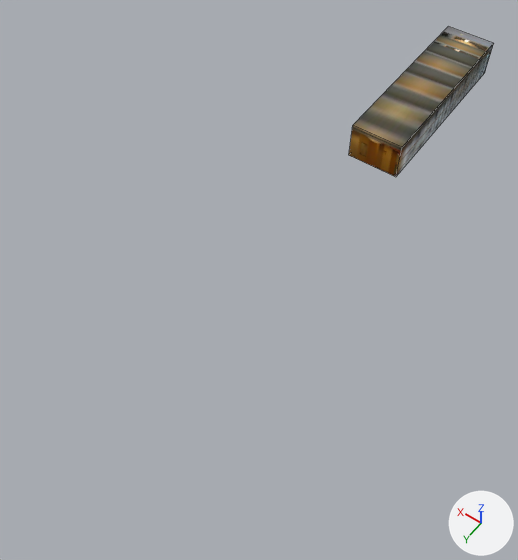
The Blender file results/3/result.blend, before and after one commit.
Before and after are seen from a 50 mm lens placed at (-12.4, 40.6, 28.5), pointed at (0.9, 22.0, -0.7). Every picture has the same lights, and +X, +Y and +Z are marked at lower right. Mesh edges are drawn as thin lines.

Script lines for the objects in view, before the commit:
```python
me_plane = bpy.data.meshes.new('Plane')
me_plane.from_pydata(...)  # 4 vertices, 1 face; spans x -1.43..1.69, y 0.0, z -11.9..0.0
me_plane.materials.append(mat_bottommaterial_001)  # picture img_bottom_jpeg_001
me_plane_001 = bpy.data.meshes.new('Plane.001')
me_plane_001.from_pydata(...)  # 4 vertices, 1 face; spans x -1.43..1.69, y 0.0..2.21, z -11.9
me_plane_001.materials.append(mat_backmaterial_001)  # picture img_back_jpeg_001
me_plane_003 = bpy.data.meshes.new('Plane.003')
me_plane_003.from_pydata(...)  # 4 vertices, 1 face; spans x -1.43..1.69, y 2.21, z -11.9..0.0
me_plane_003.materials.append(mat_topmaterial_001)  # picture img_top_jpeg_001
me_plane_004 = bpy.data.meshes.new('Plane.004')
me_plane_004.from_pydata(...)  # 4 vertices, 1 face; spans x -1.43, y 0.0..2.21, z -11.9..0.0
me_plane_004.materials.append(mat_leftmaterial_001)  # picture img_left_jpeg_001
ob_plane = bpy.data.objects.new('Plane', me_plane)
ob_plane.location = (0.0, 0.0, 0.0)
ob_plane.rotation_euler = (1.571, 0.0, 0.0)  # degrees (90, 0, 0)
ob_plane_001 = bpy.data.objects.new('Plane.001', me_plane_001)
ob_plane_001.location = (0.0, 0.0, 0.0)
ob_plane_001.rotation_euler = (1.571, 0.0, 0.0)  # degrees (90, 0, 0)
ob_plane_003 = bpy.data.objects.new('Plane.003', me_plane_003)
ob_plane_003.location = (0.0, 0.0, 0.0)
ob_plane_003.rotation_euler = (1.571, 0.0, 0.0)  # degrees (90, 0, 0)
ob_plane_004 = bpy.data.objects.new('Plane.004', me_plane_004)
ob_plane_004.location = (0.0, 0.0, 0.0)
ob_plane_004.rotation_euler = (1.571, 0.0, 0.0)  # degrees (90, 0, 0)
```
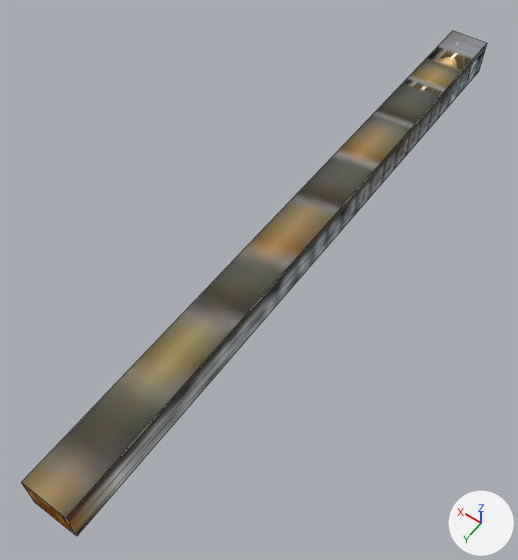
What the commit changed:
me_plane has 4 vertices, 1 face and spans x -1.43..1.69, y 0.0, z -11.9..0.0.
me_plane is used by ob_plane; location (0.0, 0.0, 0.0); rotation (1.571, 0.0, 0.0), in degrees (90, 0, 0).
Part 1, on me_plane:
Vertex 0 of me_plane moves from (-1.43, 0.0, 0.0) at pixel (484, 72) to (-1.04, 0.0, -37.04) at pixel (76, 536).
Vertex 1 of me_plane moves from (1.69, 0.0, 0.0) to (1.33, 0.0, -37.04) at pixel (34, 502).
Vertex 2 of me_plane moves from (-1.43, 0.0, -11.9) at pixel (395, 177) to (-1.04, 2.04, -37.04) at pixel (65, 518).
Vertex 3 of me_plane moves from (1.69, 0.0, -11.9) at pixel (348, 155) to (1.33, 2.04, -37.04) at pixel (21, 482).
me_plane_001 has 4 vertices, 1 face and spans x -1.43..1.69, y 0.0..2.21, z -11.9.
me_plane_001 is used by ob_plane_001; location (0.0, 0.0, 0.0); rotation (1.571, 0.0, 0.0), in degrees (90, 0, 0).
me_plane_001 no longer uses material mat_backmaterial_001 (picture img_back_jpeg_001).
Part 2, on me_plane_001:
Vertex 0 of me_plane_001 moves from (-1.43, 0.0, -11.9) at pixel (395, 177) to (-1.04, 0.0, 0.0) at pixel (479, 70).
Vertex 1 of me_plane_001 moves from (1.69, 0.0, -11.9) at pixel (348, 155) to (1.33, 0.0, 0.0).
Vertex 2 of me_plane_001 moves from (-1.43, 2.21, -11.9) at pixel (402, 147) to (-1.04, 0.0, -37.04) at pixel (76, 536).
Vertex 3 of me_plane_001 moves from (1.69, 2.21, -11.9) at pixel (352, 125) to (1.33, 0.0, -37.04) at pixel (34, 502).
me_plane_001 now uses material mat_bottommaterial_001 (picture img_bottom_jpeg_001).
me_plane_003 has 4 vertices, 1 face and spans x -1.43..1.69, y 2.21, z -11.9..0.0.
me_plane_003 is used by ob_plane_003; location (0.0, 0.0, 0.0); rotation (1.571, 0.0, 0.0), in degrees (90, 0, 0).
Part 3, on me_plane_003:
Vertex 0 of me_plane_003 moves from (-1.43, 2.21, -11.9) at pixel (402, 147) to (-1.04, 2.04, -37.04) at pixel (65, 518).
Vertex 1 of me_plane_003 moves from (1.69, 2.21, -11.9) at pixel (352, 125) to (1.33, 2.04, -37.04) at pixel (21, 482).
Vertex 2 of me_plane_003 moves from (-1.43, 2.21, 0.0) at pixel (493, 43) to (-1.04, 2.04, 0.0) at pixel (487, 43).
Vertex 3 of me_plane_003 moves from (1.69, 2.21, 0.0) at pixel (448, 26) to (1.33, 2.04, 0.0) at pixel (452, 30).
me_plane_004 has 4 vertices, 1 face and spans x -1.43, y 0.0..2.21, z -11.9..0.0.
me_plane_004 is used by ob_plane_004; location (0.0, 0.0, 0.0); rotation (1.571, 0.0, 0.0), in degrees (90, 0, 0).
Part 4, on me_plane_004:
Vertex 0 of me_plane_004 moves from (-1.43, 0.0, 0.0) at pixel (484, 72) to (-1.04, 0.0, 0.0) at pixel (479, 70).
Vertex 1 of me_plane_004 moves from (-1.43, 0.0, -11.9) at pixel (395, 177) to (-1.04, 0.0, -37.04) at pixel (76, 536).
Vertex 2 of me_plane_004 moves from (-1.43, 2.21, 0.0) at pixel (493, 43) to (-1.04, 2.04, 0.0) at pixel (487, 43).
Vertex 3 of me_plane_004 moves from (-1.43, 2.21, -11.9) at pixel (402, 147) to (-1.04, 2.04, -37.04) at pixel (65, 518).

Changed parts and their boxes (x1, y1, x2, y2) in the pictures (518 x 560 px):
'Plane.003', reshaped (231% wider, 300% taller): before (353, 26, 493, 147); after (21, 31, 487, 518)
'Plane.004', reshaped (326% wider, 268% taller): before (396, 43, 494, 176); after (66, 44, 487, 536)
'Plane.001', recoloured, reshaped (not visible afterwards): before (349, 126, 402, 177)
'Plane', reshaped (not visible before): after (22, 483, 76, 536)
